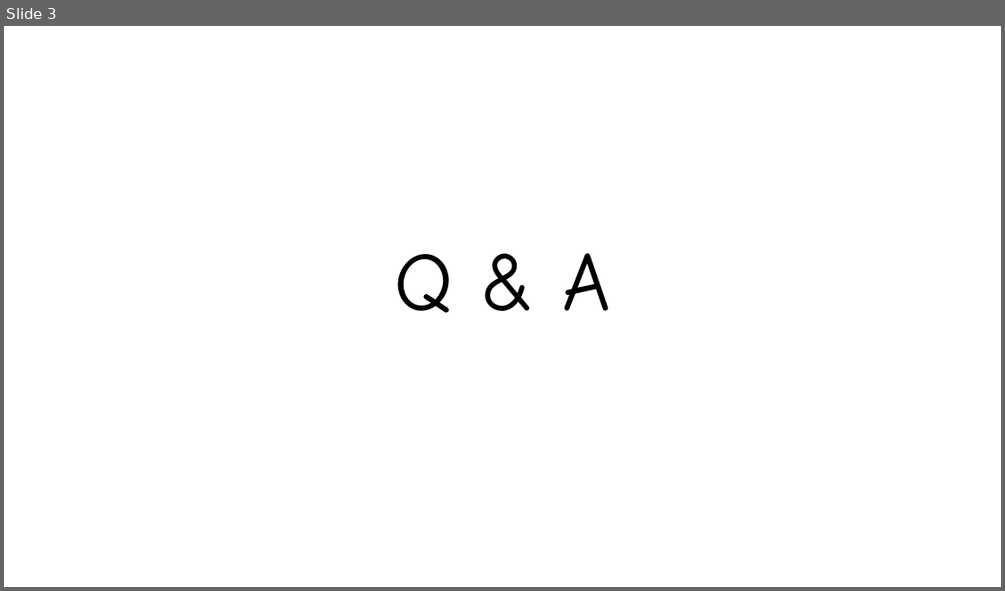
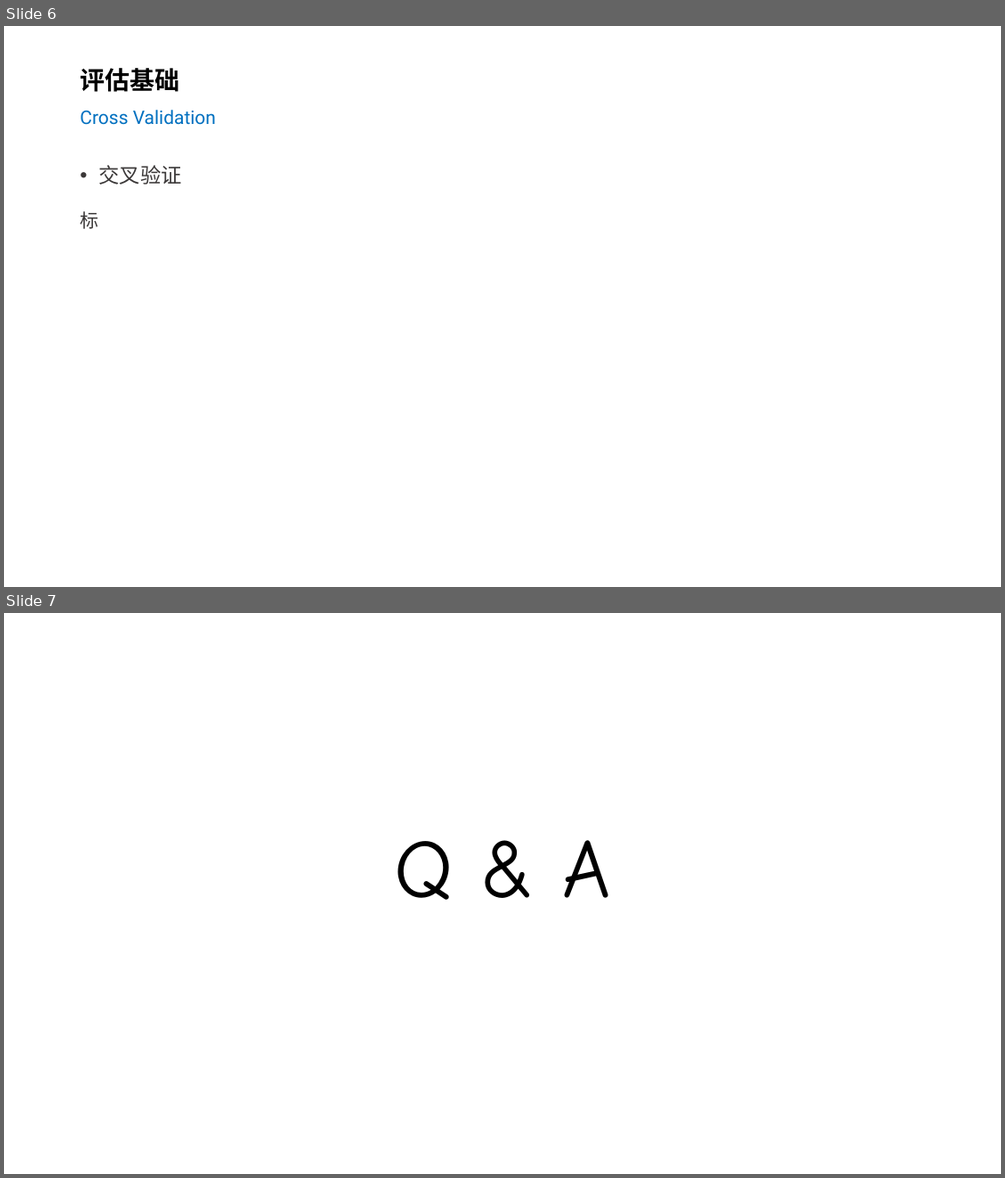
Before and after one commit to silentbalanceyh/cda-exam, a slide deck: ppt/08.模型评估.pptx. Shown one above the other, each under a label of ours: slide 3 before the commit, slides 6 and 7 after it. The pictures are 1005x591 and 1005x1178 pixels, drawn with LibreOffice and Linux fonts; fonts in the diff are those of the drawing; background and template pictures are left out. Boxes give left, top, right and bottom in pixels: in the first picture for what was removed or moved away, otherwise in the second. Text is boxed around its words. In the diff, an @@ line names an element or a change of style, - is before the commit and + after.

```diff
--- a/ppt/08.模型评估.pptx
+++ b/ppt/08.模型评估.pptx
@@ slide 6 added at <box>4,26,1001,587</box>, background #FFFFFF @@
@@ title added at <box>80,68,216,125</box>, 18 pt, text #0070C0 @@
+评估基础
+Cross Validation
@@ text added at <box>80,165,181,229</box>, 20 pt, text #3B3838 @@
+• 交叉验证
+标
@@ what was slide 3 is now slide 7 @@
```
Also in this commit, not shown: 2 slides changed, 3 other slides added, 23 other files.
